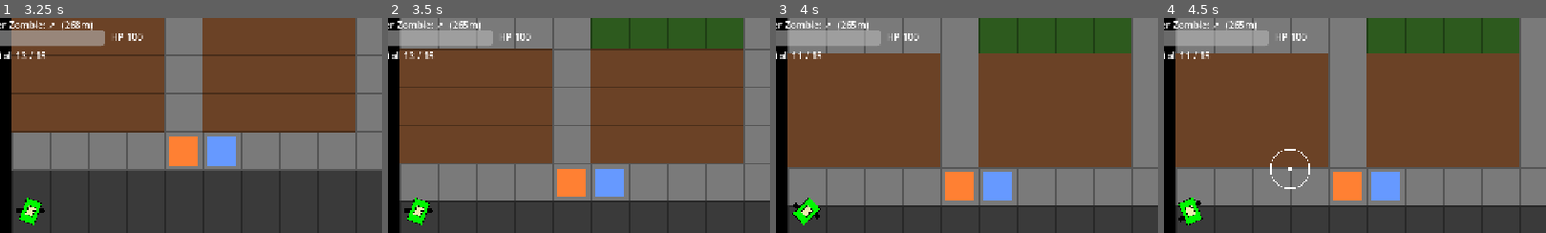
Above: before the commit, frames 1-4 (left to right).
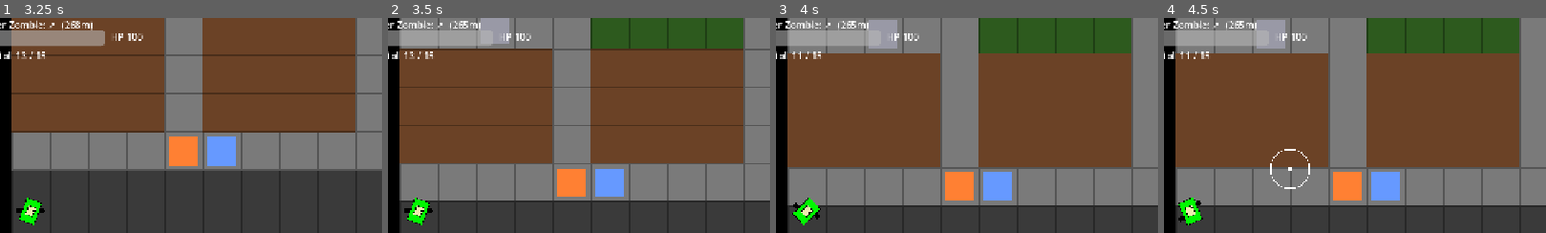
Above: after the commit, the same moments.

Repository: MKBSP/Zombie-game
Game: Godot game, scene res://scenes/ui/main_menu.tscn
Same seed, same stepped clock (60 frames per second), same inputs: the game is played once before the commit and once after it.
Inputs (mouse positions are % of the whole screen's width and height, from its top left):
- Up to frame 1 (3.25 s): click "PLAY" at 0.5 s; click "SINGLE PLAYER" at 1.25 s; click "HUMAN (shooter)" at 2 s; tap Enter (ui_accept) at 2.75, 3.02 s; move the mouse to (45, 70) at 2.77 s; hold W (move_up) from 2.78 s (still down); hold Down (cam_down) from 2.78 s (still down); click (45, 70) at 2.92 s
- Up to frame 2 (3.5 s): keep holding W (move_up); keep holding Down (cam_down)
- Up to frame 3 (4 s): release W (move_up) at 3.5 s; release Down (cam_down) at 3.5 s; drag from (80, 65) to (32, 92) at 3.52 s
- Up to frame 4 (4.5 s): move the mouse to (20, 35) at 4.27 s; hold A (move_left) from 4.28 s (still down); hold Right (cam_right) from 4.28 s (still down)
The pictures show only the part of the screen within x 4-54%, y 0-50%; the shares and areas given below are measured in that part.

Frame 1 is identical in both runs. In frame 2, 0.7% of the frame differs, in the area x 24-32%, y 0-12%; in frame 3, 0.7%, in the area x 24-32%, y 0-15%; in frame 4, 0.7%.

Commit message:
feat(weapons): machine-gun pickup + world spawn
Co-Authored-By: Claude Opus 4.8 <noreply@anthropic.com>

Diff:
--- a/scenes/pickup/pickup.gd
+++ b/scenes/pickup/pickup.gd
@@ -5,13 +5,14 @@
 ## (replicated on spawn) drives both the tint and the effect. Effects run
 ## server-side and mutate the shooter directly.
 
-enum Kind { AMMO_MAG, RIFLE, SHOTGUN, MEDPACK }
+enum Kind { AMMO_MAG, RIFLE, SHOTGUN, MEDPACK, MACHINEGUN }
 
 const COLORS := {
 	Kind.AMMO_MAG: Color(0.95, 0.85, 0.2),
 	Kind.RIFLE: Color(0.4, 0.6, 1.0),
 	Kind.SHOTGUN: Color(1.0, 0.5, 0.2),
 	Kind.MEDPACK: Color(0.9, 0.2, 0.3),
+	Kind.MACHINEGUN: Color(0.6, 0.6, 0.65),
 }
 
 const PICKUP_SCENE := preload("res://scenes/pickup/pickup.tscn")
@@ -21,6 +22,7 @@
 const WEAPON_TO_KIND := {
 	Weapons.RIFLE: Kind.RIFLE,
 	Weapons.SHOTGUN: Kind.SHOTGUN,
+	Weapons.MACHINEGUN: Kind.MACHINEGUN,
 }
 
 @export var kind: int = Kind.AMMO_MAG:
@@ -53,6 +55,8 @@
 			_take_special(body, Weapons.RIFLE)
 		Kind.SHOTGUN:
 			_take_special(body, Weapons.SHOTGUN)
+		Kind.MACHINEGUN:
+			_take_special(body, Weapons.MACHINEGUN)
 		Kind.MEDPACK:
 			body.heal(50)
 	queue_free()
--- a/scenes/shooter/shooter.gd
+++ b/scenes/shooter/shooter.gd
@@ -354,7 +354,12 @@
 	special_mag = min(w.mag_size, special_total)
 	equipped = weapon_id
 	_cancel_reload()
-	_notify_pickup(Pickup.Kind.RIFLE if weapon_id == Weapons.RIFLE else Pickup.Kind.SHOTGUN)
+	var kind := Pickup.Kind.RIFLE
+	if weapon_id == Weapons.SHOTGUN:
+		kind = Pickup.Kind.SHOTGUN
+	elif weapon_id == Weapons.MACHINEGUN:
+		kind = Pickup.Kind.MACHINEGUN
+	_notify_pickup(kind)
 
 
 func heal(amount: int) -> void:
--- a/scenes/world/world.gd
+++ b/scenes/world/world.gd
@@ -222,13 +222,14 @@
 		Pickup.Kind.AMMO_MAG: 3,
 		Pickup.Kind.RIFLE: 1,
 		Pickup.Kind.SHOTGUN: 1,
+		Pickup.Kind.MACHINEGUN: 1,
 		Pickup.Kind.MEDPACK: 2,
 	}
 	for kind in counts:
 		for _i in range(counts[kind]):
 			# Keep the special guns close to the shooter so they're findable
 			# during testing; everything else scatters across the map.
-			var near_player: bool = kind == Pickup.Kind.RIFLE or kind == Pickup.Kind.SHOTGUN
+			var near_player: bool = kind == Pickup.Kind.RIFLE or kind == Pickup.Kind.SHOTGUN or kind == Pickup.Kind.MACHINEGUN
 			var pos := _find_item_spawn(near_player)
 			if pos == Vector2.INF:
 				continue
